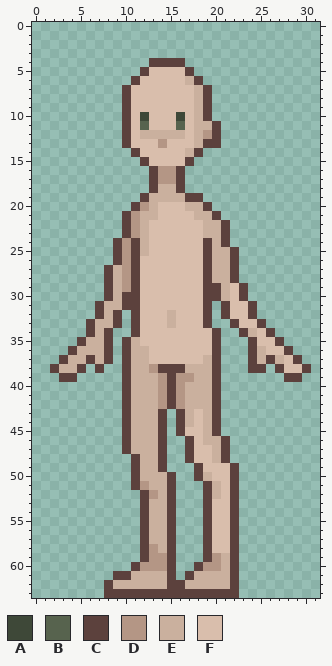
Two versions of one pixel-art file, assets/art/characters/asprite/base-character-walkcycle.aseprite. The picture above was drawn from the file before the commit.
32x64 pixels, 1 frame.
Palette (. is transparent): A #3e4838  B #57634e  C #5c413d  D #b49685  E #cab09e  F #d9beac
After:
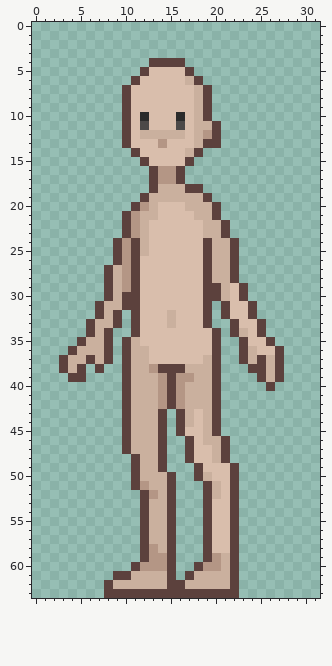
Edits made:
@@ palette @@
-A #3e4838
+A #2b2b2b
-B #57634e
+B #4c4948
--- layer "Base-characer"
@@ x 14..22 @@
 17 DDC......
-18 EEC......
-19 EEECC....
-20 FFFEEC...
+18 EEECC....
+19 EEEEEC...
+20 FFFEEEC..
 21 FFFFEEC..
@@ x 19..24 @@
 23 EEC...
-24 CEC...
+24 CEEC..
 25 CEEC..
@@ x 0..31 @@
 33 ......CEEC.CFFFEFFFC..CFFC......
-34 ......CEC..CFFFFFFFFC..CEFC.....
-35 .....CEEC.CEFFFFFFFFC...CFFC....
-36 ....CEEEC.CEEFFFFFFFC...CEFFC...
-37 ...CEECEC.CEEFFFFFFEC...CECEFC..
-38 ..CEEC.C..CEEDCCCEEEC...CC.CFFC.
-39 ...CC.....CEEEDCDDEEC.......CC..
-40 ..........CEEEDCDEEEC...........
+34 ......CEC..CFFFFFFFFC.CEFC......
+35 .....CEEC.CEFFFFFFFFC..CFFC.....
+36 ....CEEEC.CEEFFFFFFFC..CEFFC....
+37 ...CEECEC.CEEFFFFFFEC..CECEC....
+38 ...CEC.C..CEEDCCCEEEC...CCEC....
+39 ....CC....CEEEDCDDEEC....CEC....
+40 ..........CEEEDCDEEEC.....C.....
 41 ..........CEEEDCDEEEC...........
